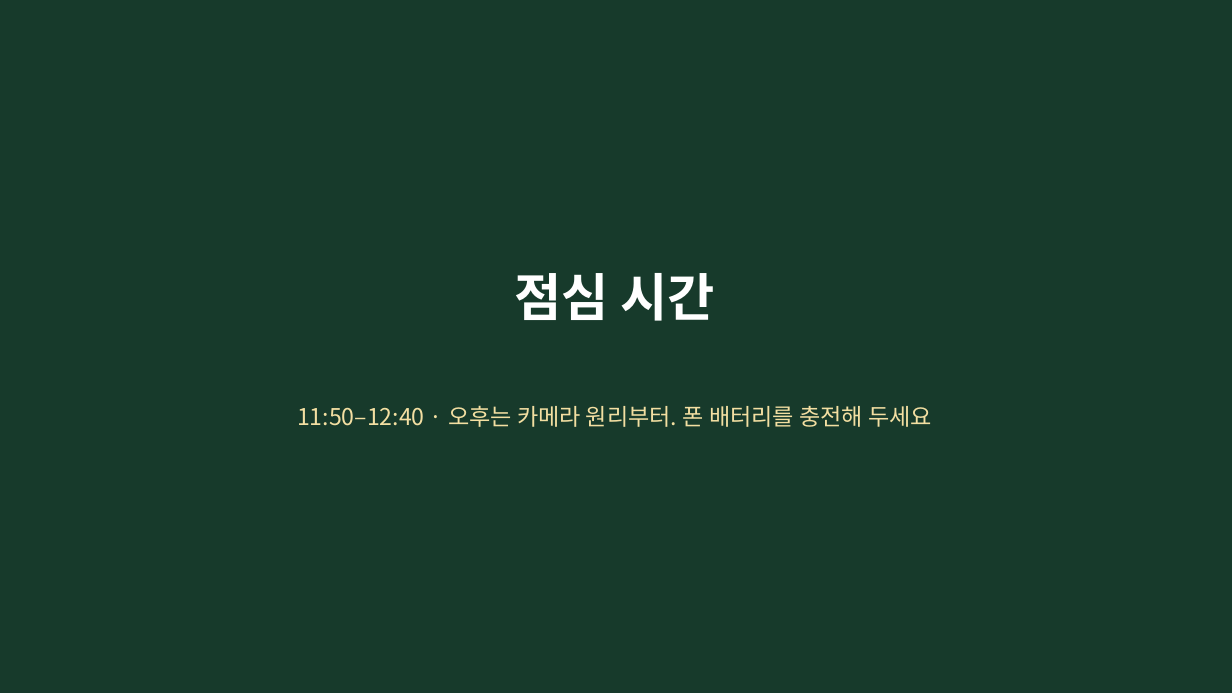
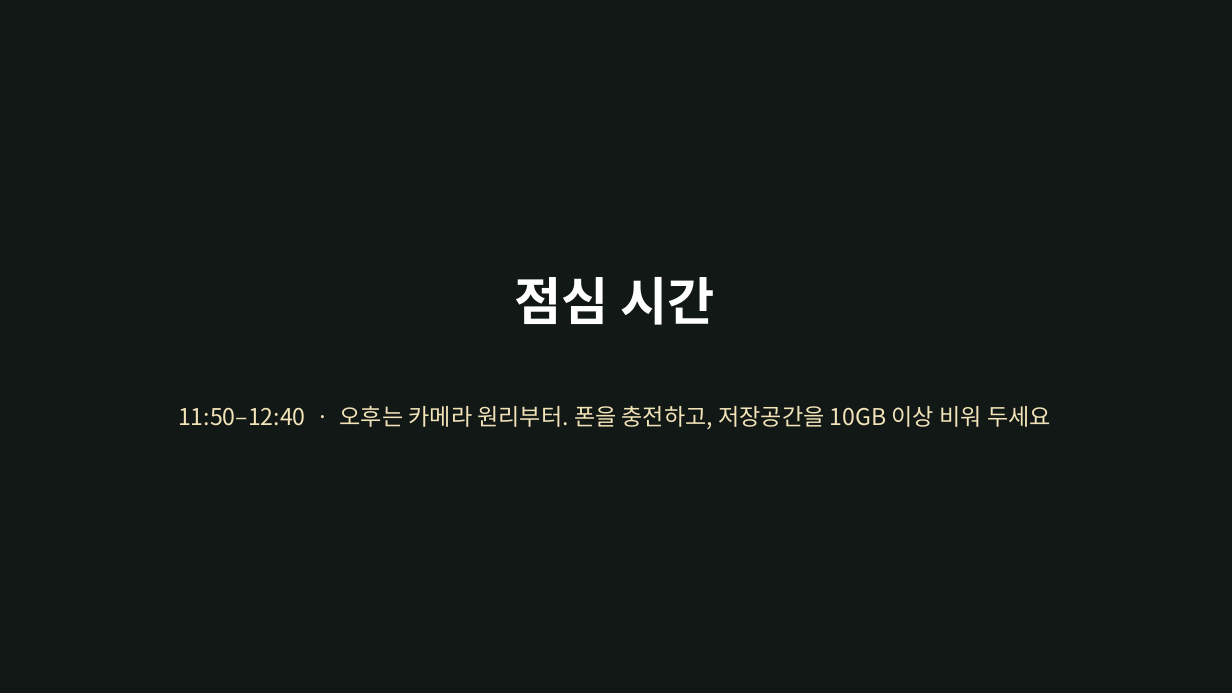
Before and after one commit to yujida/MARUBIT, a slide deck: slide 23 of lectures/01/1회차_보는눈_슬라이드.pptx (slide 20 before the commit). Drawn at 1232x693 pixels with LibreOffice and Linux fonts; fonts in the diff are those of the drawing. Boxes give left, top, right and bottom in pixels: in the first picture for what was removed or moved away, otherwise in the second. Text is boxed around its words. In the diff, an @@ line names an element or a change of style, - is before the commit and + after.

```diff
--- a/lectures/01/1회차_보는눈_슬라이드.pptx
+++ b/lectures/01/1회차_보는눈_슬라이드.pptx
@@ background #173A2B to #121816 @@
@@ title "점심 시간": place and size @@
-title "점심 시간" at bbox=[514, 273, 714, 321]
+title "점심 시간" at bbox=[514, 277, 714, 325]
@@ text at bbox=[178, 405, 1051, 429]: text changed; text colour #F3DFA2 to #F2E3B8 @@
-11:50–12:40 · 오후는 카메라 원리부터. 폰 배터리를 충전해 두세요
+11:50–12:40 · 오후는 카메라 원리부터. 폰을 충전하고, 저장공간을 10GB 이상 비워 두세요
```
Also in this commit, not shown: 47 other slides changed, 9 slides added, 6 slides removed, 11 other files.
